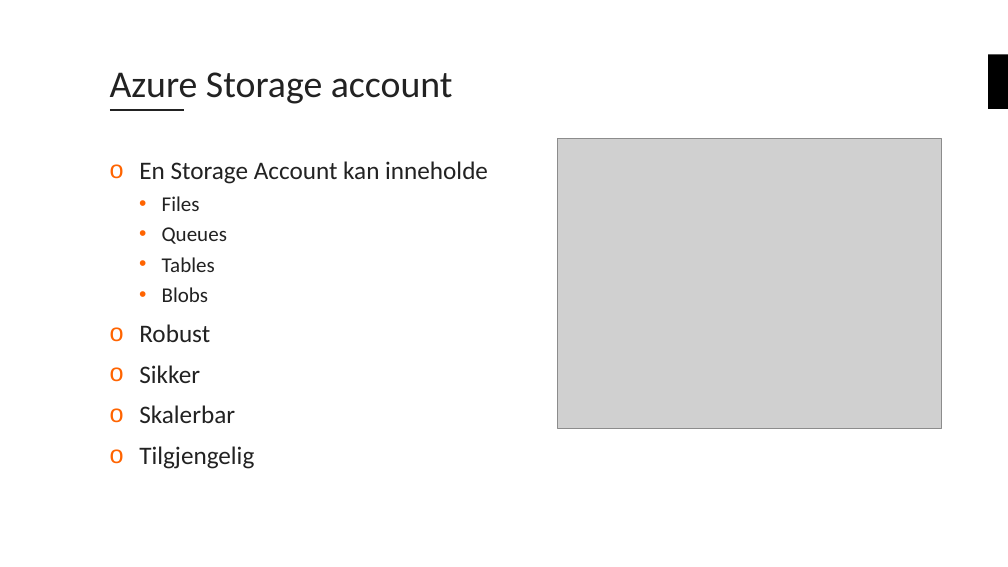
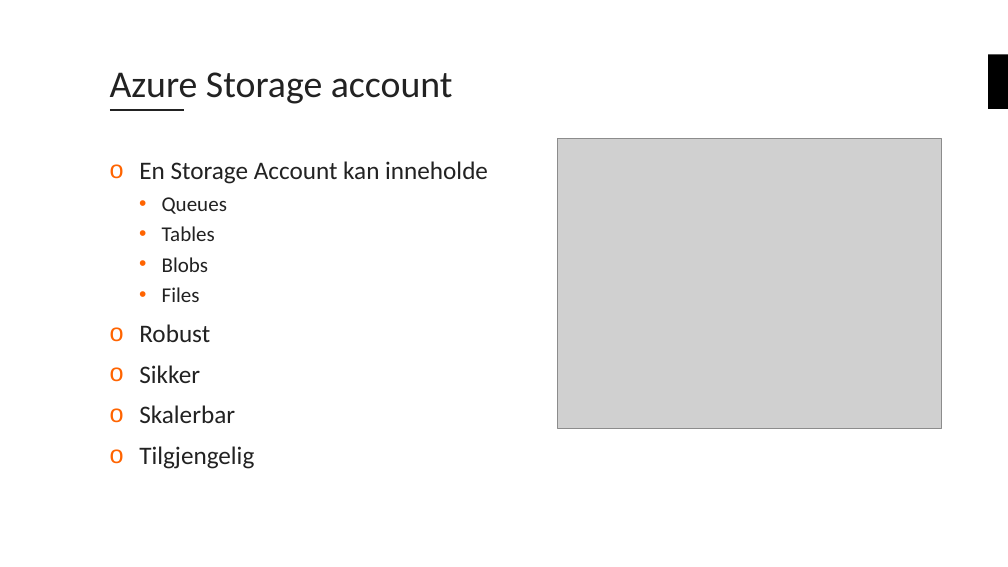
Before and after one commit to bouvet/azure-workshops, a slide deck: slide 26 of Workshop_1/Presentasjon/Azureskolen-Workshop#1.pptx. Drawn at 1008x567 pixels with LibreOffice and Linux fonts; fonts in the diff are those of the drawing; grey boxes stand for pictures; background and template pictures are left out. Boxes give left, top, right and bottom in pixels: in the first picture for what was removed or moved away, otherwise in the second. Text is boxed around its words. In the diff, an @@ line names an element or a change of style, - is before the commit and + after.

```diff
--- a/Workshop_1/Presentasjon/Azureskolen-Workshop#1.pptx
+++ b/Workshop_1/Presentasjon/Azureskolen-Workshop#1.pptx
@@ text at (162, 196, 200, 211): paragraph removed @@
-  • Files
@@ text at (162, 287, 200, 302): paragraph added @@
+  • Files
```
Also in this commit, not shown: 5 other slides changed.
